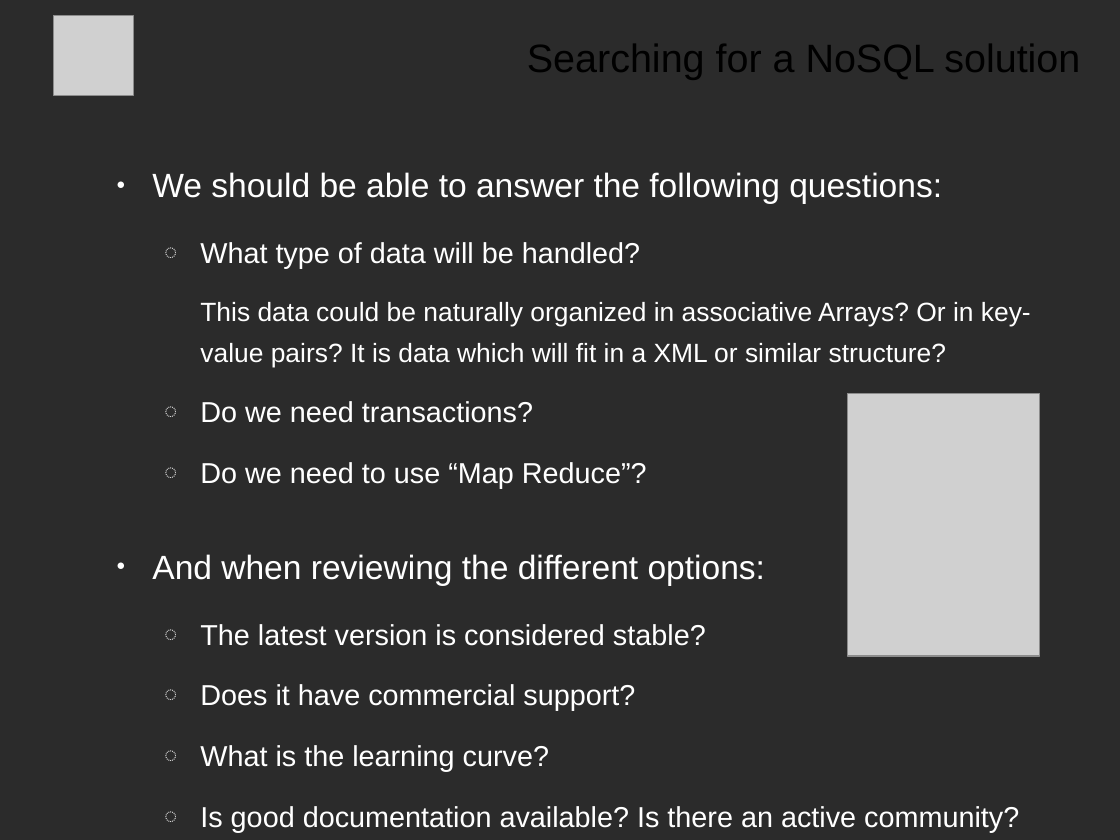
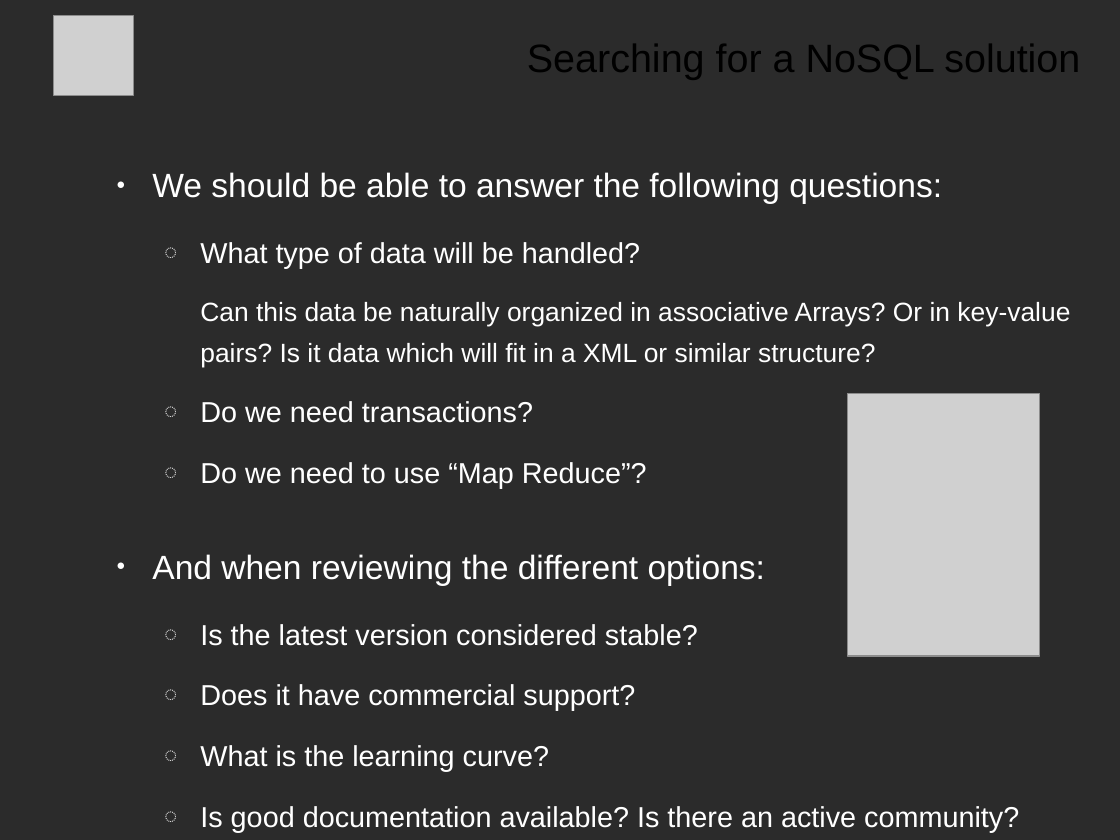
Before and after one commit to Ciges/internet_access_control_demo, a slide deck: slide 7 of NoSQL_Project_MSWL_Presentation.odp. Drawn at 1120x840 pixels with LibreOffice and Linux fonts; fonts in the diff are those of the drawing; grey boxes stand for pictures; background and template pictures are left out; a plain dark background stands for a picture behind light text. Boxes give left, top, right and bottom in pixels: in the first picture for what was removed or moved away, otherwise in the second. Text is boxed around its words. In the diff, an @@ line names an element or a change of style, - is before the commit and + after.

```diff
--- a/NoSQL_Project_MSWL_Presentation.odp
+++ b/NoSQL_Project_MSWL_Presentation.odp
@@ text at [200, 302, 1070, 367]: text changed @@
-  This data could be naturally organized in associative Arrays? Or in key-value pairs? It is data which will fit in a XML or similar structure?
+  Can this data be naturally organized in associative Arrays? Or in key-value pairs? Is it data which will fit in a XML or similar structure?
@@ text at [200, 624, 698, 646]: text changed @@
-  ◌ The latest version is considered stable?
+  ◌ Is the latest version considered stable?
```
Also in this commit, not shown: 20 other slides changed, 1 other file.
